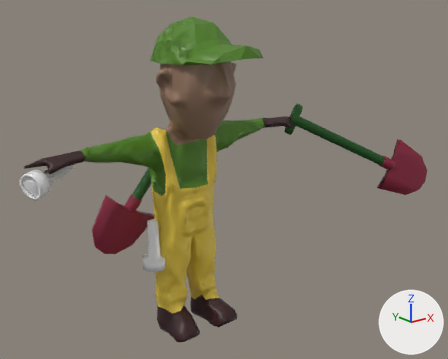
The FBX model Assets/Robgrave/Meshes/characters/robgrave_01.fbx: old version first, new version second.
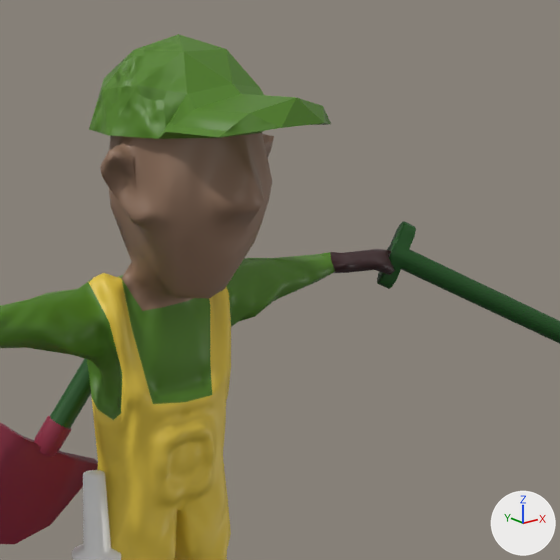
Old and new are each drawn whole from a camera (50 mm lens) standing at (-3.78, -5.28, 3.83) and looking at (0.55, 0.13, 1.67) and again close up on the part from 24% to 83% of the width and 0% to 73% of the height. The lights are fixed; the arrows at lower right show +X, +Y and +Z. Where no turn or scale is listed for an object, it has been applied to the vertices. Vertices at the same position are counted once.

In view in the first close-up: 'ShovelAtBack', 'ShovelInHand', 'flashlight_athip', 'robgrave_sculp_lp'.
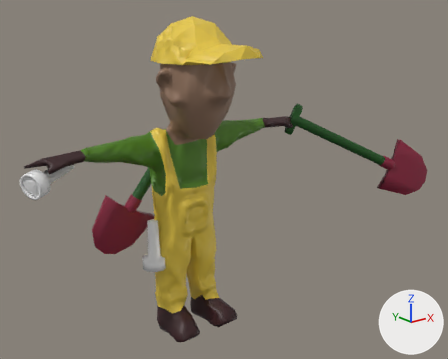
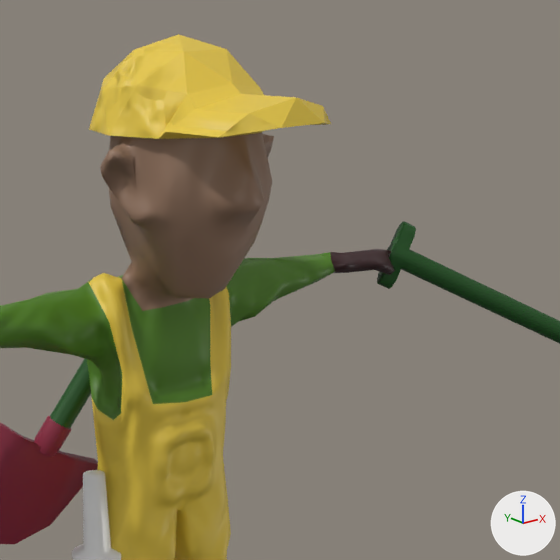
Location of each change, (x1, y1, x2, y2) in pixels of the close-ups (560 x 560 px):
part 1 of me_sphere_005, recoloured (green to yellow): (89, 34, 331, 139) in both

The change in detail:
me_sphere_005 has 646 vertices, 1245 faces and spans x -1.75..1.75, y -0.44..0.9, z -2.87..0.65.
me_sphere_005 is used by ob_robgrave_sculp_lp; location (-0.006, -0.484, 2.889).
me_sphere_005 part 1: 54 of the faces centred in x -0.4..0.38, y -0.42..0.82, z 0.24..0.6 switch from mat_shirt to mat_suit.
